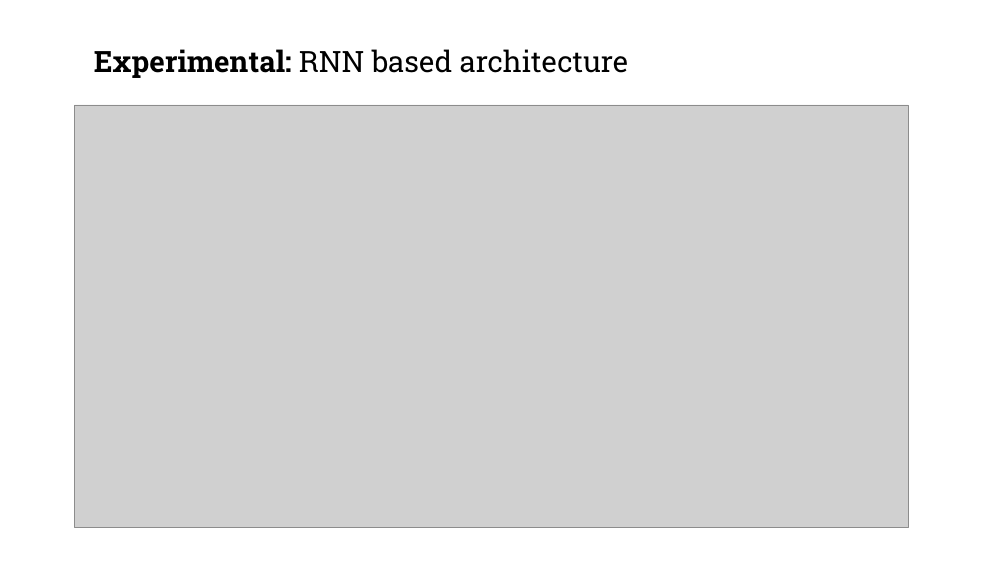
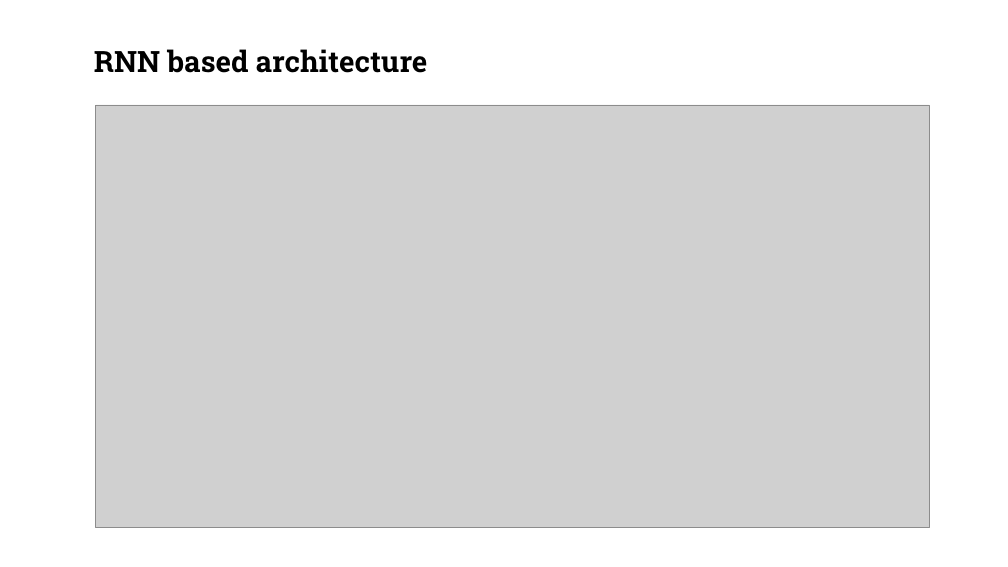
Before and after one commit to zulkarnaim618/Visibility-Learning, a slide deck: slide 5 of Presentation Slides/Visibility Learning - RNN.pptx. Drawn at 1008x567 pixels with LibreOffice and Linux fonts; fonts in the diff are those of the drawing; grey boxes stand for pictures; background and template pictures are left out. Boxes give left, top, right and bottom in pixels: in the first picture for what was removed or moved away, otherwise in the second. Text is boxed around its words. In the diff, an @@ line names an element or a change of style, - is before the commit and + after.

Commit message:
added rnn experiment results

```diff
--- a/Presentation Slides/Visibility Learning - RNN.pptx
+++ b/Presentation Slides/Visibility Learning - RNN.pptx
@@ text at [94, 49, 428, 73]: text changed; bold on @@
-Experimental: RNN based architecture
+RNN based architecture
@@ picture: place and size @@
-picture at [75, 105, 908, 528]
+picture at [96, 105, 929, 528]
```
Also in this commit, not shown: 3 other slides changed, 1 slide added, 3 other files.
